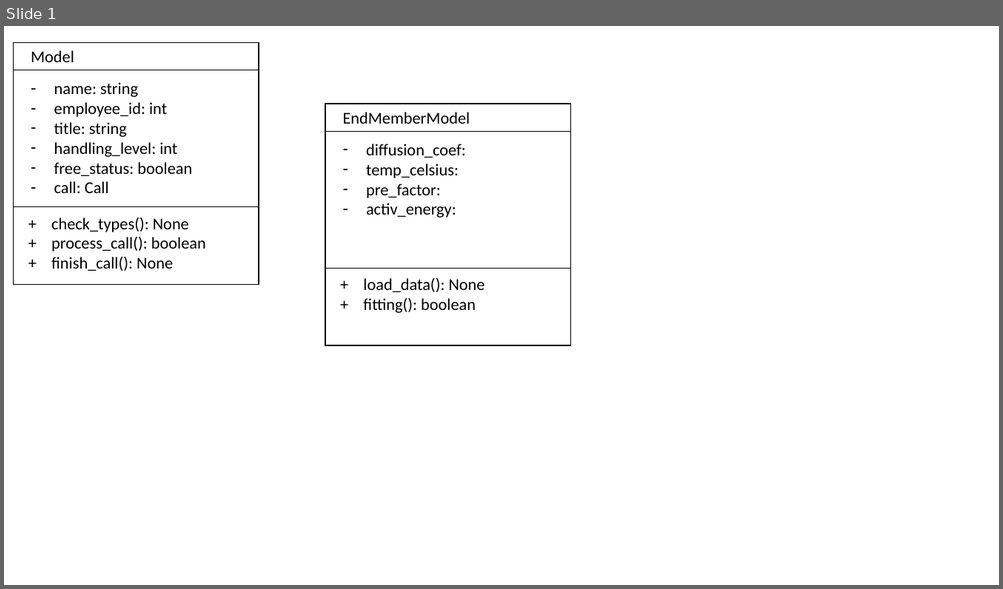
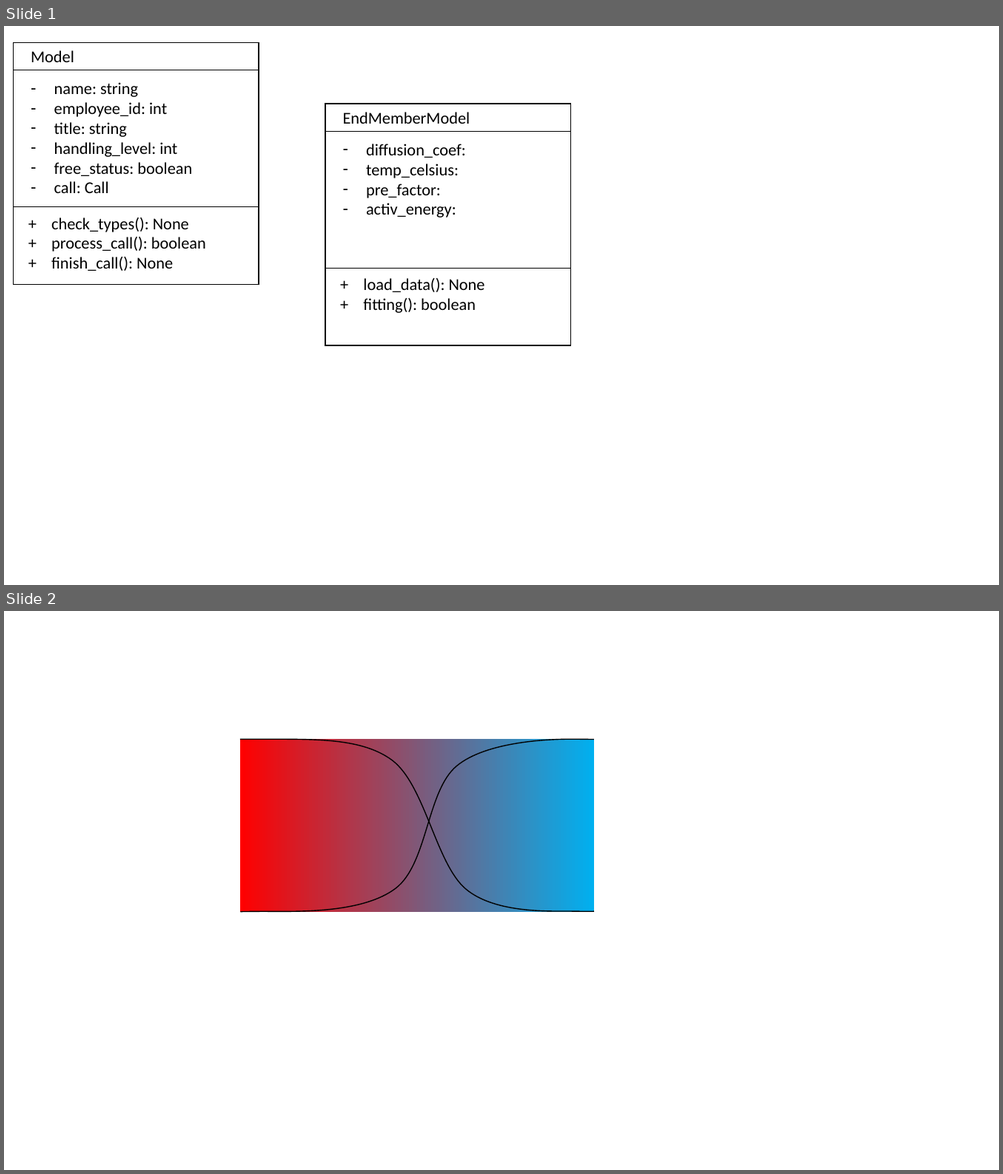
Before and after one commit to Chuangye-Wang/DCModeling, a slide deck: design.pptx. Shown one above the other, each under a label of ours: slide 1 before the commit, slides 1 and 2 after it. The pictures are 1003x589 and 1003x1174 pixels, drawn with LibreOffice and Linux fonts; fonts in the diff are those of the drawing. Boxes give left, top, right and bottom in pixels: in the first picture for what was removed or moved away, otherwise in the second. Text is boxed around its words. In the diff, an @@ line names an element or a change of style, - is before the commit and + after.

```diff
--- a/design.pptx
+++ b/design.pptx
@@ slide 2 added at box(4, 611, 999, 1170), background #FFFFFF @@
@@ freeform shape added at box(240, 739, 594, 911), outline #000000 1 pt @@
@@ rectangle added at box(241, 738, 595, 911), fill gradient #00B0F0 to #FF0000 @@
@@ freeform shape added at box(241, 739, 595, 912), outline #000000 1 pt @@
```
Also in this commit, not shown: 1 slide changed, 1 slide removed, 10 other files.
